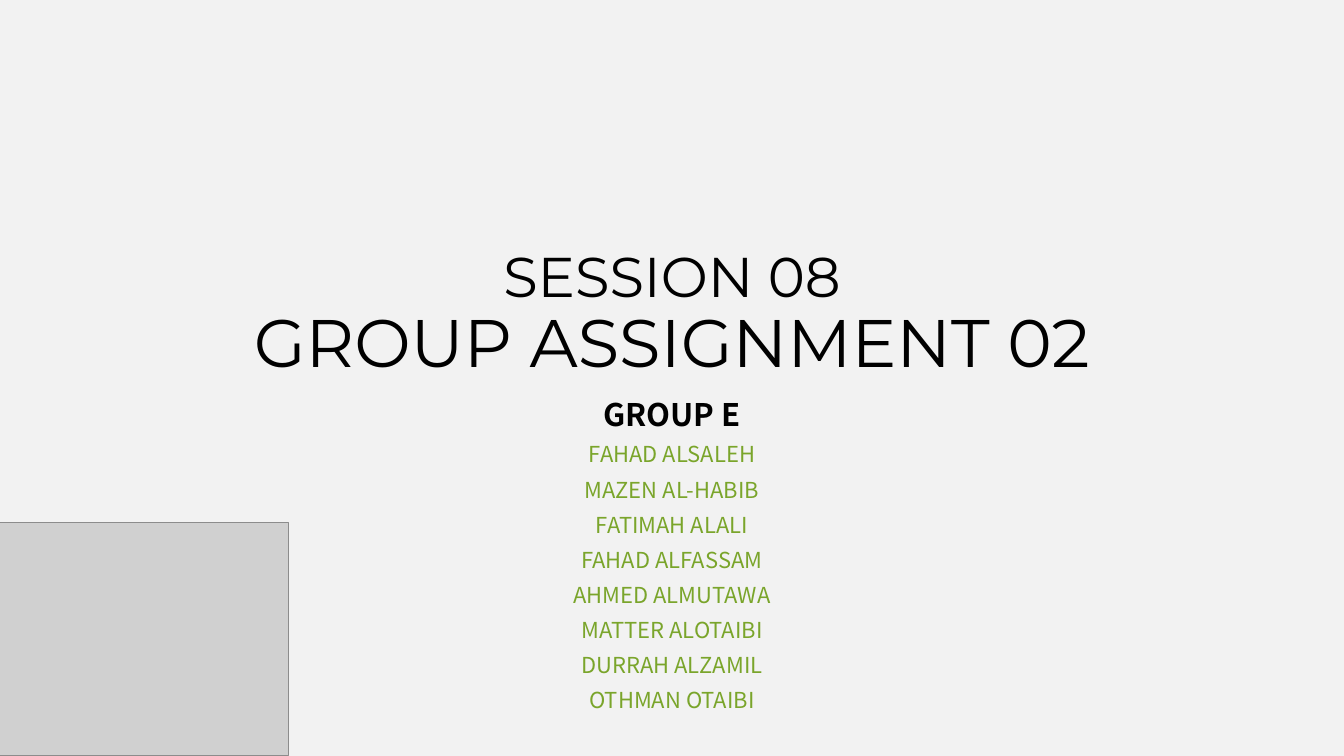
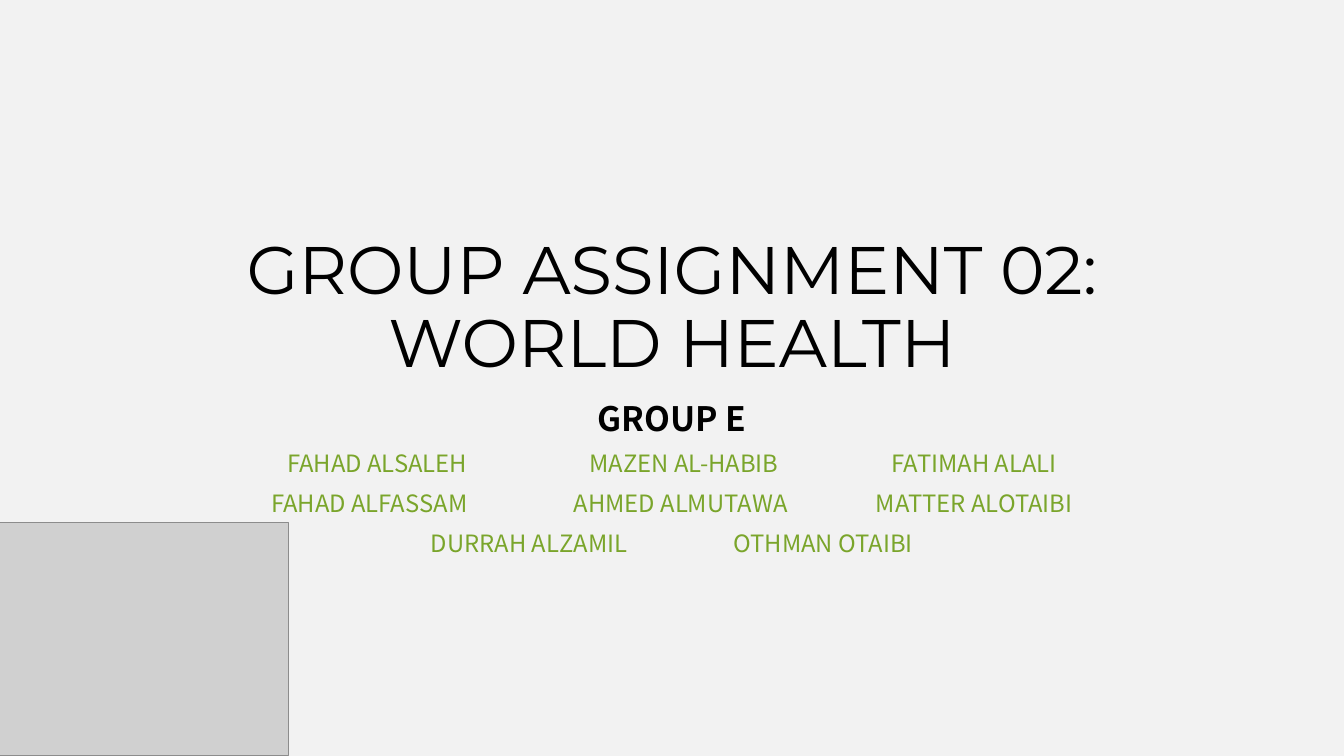
Before and after one commit to IE2020term2TeamE/Group_assigment2_DV, a slide deck: slide 1 of Group Assignment 02 - Group E_Consolidated.pptx. Drawn at 1344x756 pixels with LibreOffice and Linux fonts; fonts in the diff are those of the drawing; grey boxes stand for pictures. Boxes give left, top, right and bottom in pixels: in the first picture for what was removed or moved away, otherwise in the second. Text is boxed around its words. In the diff, an @@ line names an element or a change of style, - is before the commit and + after.

```diff
--- a/Group Assignment 02 - Group E_Consolidated.pptx
+++ b/Group Assignment 02 - Group E_Consolidated.pptx
@@ title at [247, 246, 1097, 368]: text changed @@
-SESSION 08
-GROUP ASSIGNMENT 02
+GROUP ASSIGNMENT 02:
+WORLD HEALTH
@@ subtitle at [598, 405, 747, 432]: size 22.2 to 24 pt in "GROUP E"; line spacing 0.8 to 0.9 @@
@@ subtitle at [271, 454, 1072, 553]: text changed; size 15.7 to 17 pt @@
-FAHAD ALSALEH
-MAZEN AL-HABIB
-FATIMAH ALALI
-FAHAD ALFASSAM
-AHMED ALMUTAWA
-MATTER ALOTAIBI
-DURRAH ALZAMIL
-OTHMAN OTAIBI
+FAHAD ALSALEH MAZEN AL-HABIB FATIMAH ALALI
+FAHAD ALFASSAM AHMED ALMUTAWA MATTER ALOTAIBI
+DURRAH ALZAMIL OTHMAN OTAIBI
```
Also in this commit, not shown: 19 slides added, 2 slides removed, 7 other files.
